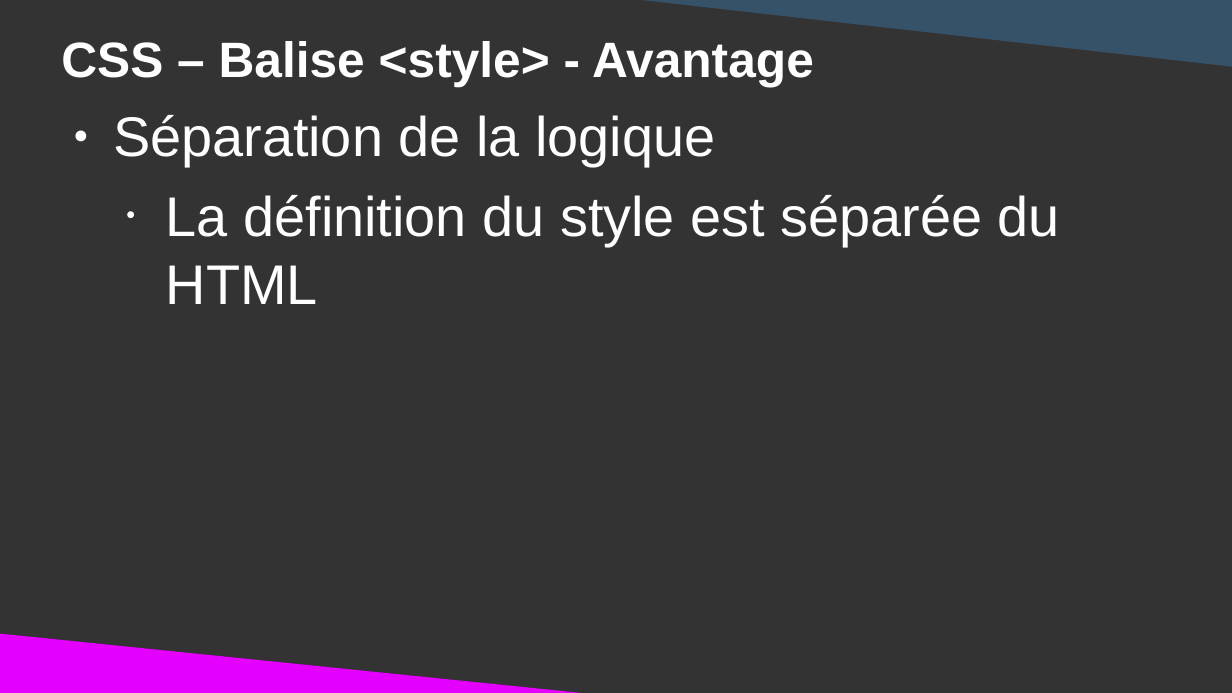
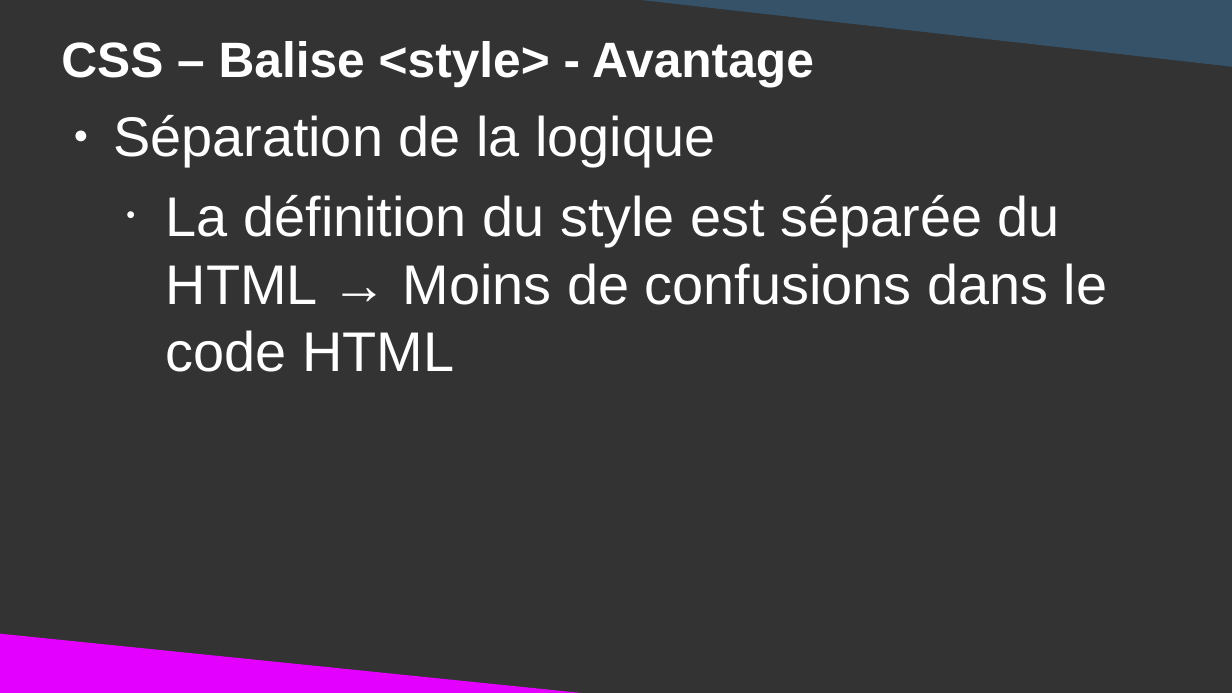
Before and after one commit to DanYellow/cours, a slide deck: slide 21 of integration-web-s1/travaux-pratiques/numero-2/presentation.odp (slide 22 before the commit). Drawn at 1232x693 pixels with LibreOffice and Linux fonts; fonts in the diff are those of the drawing. Boxes give left, top, right and bottom in pixels: in the first picture for what was removed or moved away, otherwise in the second. Text is boxed around its words. In the diff, an @@ line names an element or a change of style, - is before the commit and + after.

```diff
--- a/integration-web-s1/travaux-pratiques/numero-2/presentation.odp
+++ b/integration-web-s1/travaux-pratiques/numero-2/presentation.odp
@@ text at [166,195,1107,372]: text changed @@
-  • La définition du style est séparée du HTML
+  • La définition du style est séparée du HTML → Moins de confusions dans le code HTML
```
Also in this commit, not shown: 27 other slides changed, 1 slide added, 2 slides removed, 3 other files.
